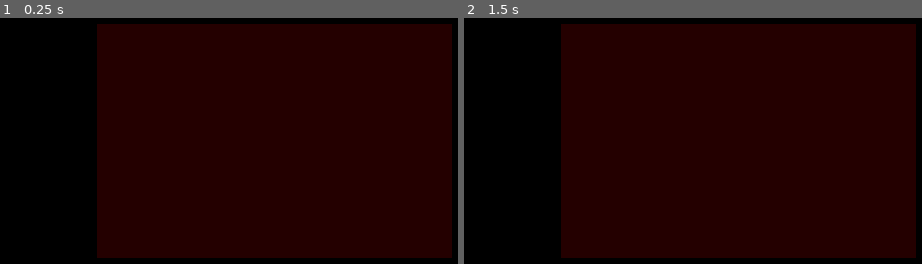
Above: before the commit, frames 1-2 (left to right).
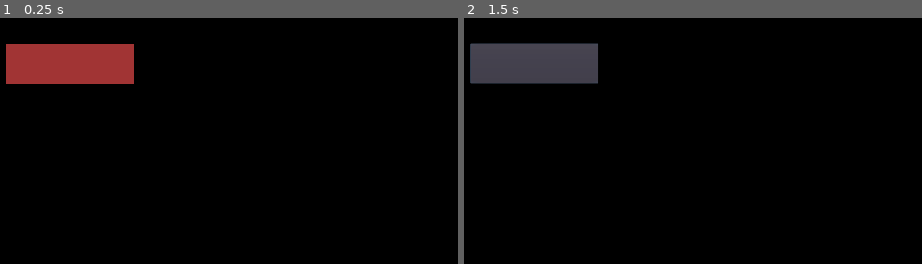
Above: after the commit, the same moments.

Repository: Ludermis/SquareDude
Game: Godot game, scene res://MainMenuScene.tscn
Same seed, same stepped clock (60 frames per second), same inputs: the game is played once before the commit and once after it.
Inputs (mouse positions are in pixels of both pictures, inside the frame that each line leads up to):
- Up to frame 1 (0.25 s): no input
- Up to frame 2 (1.5 s): click (532, 64) at 0.52 s; click (532, 64) at 1.27 s

The runs differ from the first frame. In frame 1, 77% of the frame differs, in the area x 1-99%, y 2-98%; in frame 2, 77%.

Commit message:
Regnatif
ultra süper butonlar eklendi

Diff:
--- a/MainMenuScene.tscn
+++ b/MainMenuScene.tscn
@@ -1,13 +1,24 @@
-[gd_scene format=2]
+[gd_scene load_steps=2 format=2]
 
-[node name="Node2D" type="Node2D"]
+[sub_resource type="StyleBoxFlat" id=1]
+bg_color = Color( 0.635294, 0.207843, 0.207843, 1 )
 
-[node name="Panel" type="Panel" parent="."]
-modulate = Color( 1, 0, 0, 1 )
-margin_left = 531.017
-margin_top = 197.67
-margin_right = 1382.02
-margin_bottom = 760.67
+[node name="TitleScreen" type="Control"]
+anchor_right = 1.0
+anchor_bottom = 1.0
+margin_left = 2.15851
+margin_right = 2.15845
+__meta__ = {
+"_edit_lock_": true,
+"_edit_use_anchors_": false
+}
+
+[node name="PlayButton" type="Button" parent="."]
+margin_left = 310.612
+margin_top = 246.415
+margin_right = 617.612
+margin_bottom = 342.415
+custom_styles/normal = SubResource( 1 )
 __meta__ = {
 "_edit_use_anchors_": false
 }
Binary file added: Selectlevel.png
Not shown, added: Selectlevel.png.import
Binary file added: logo.png
Not shown, added: logo.png.import
Binary file added: play.png
